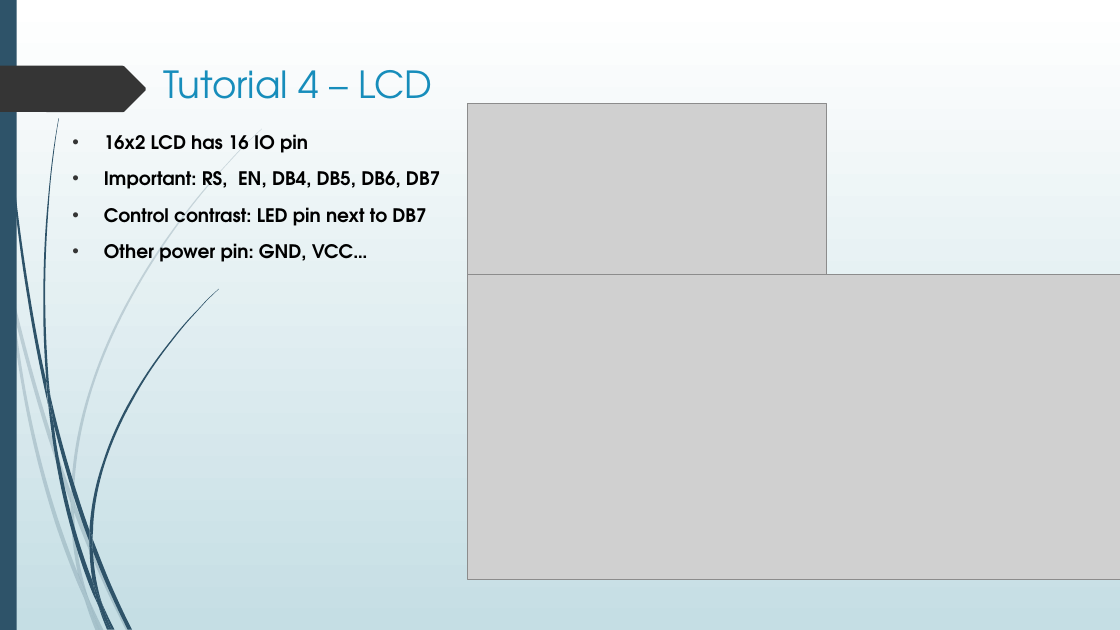
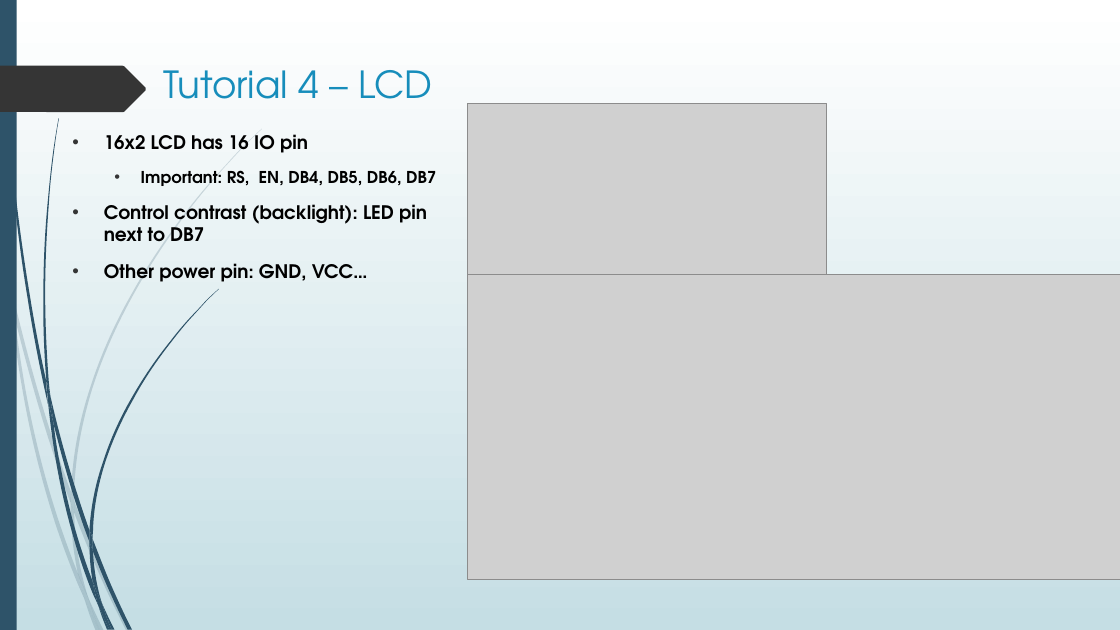
Before and after one commit to nxphi47/arduinoWSntuoss, a slide deck: slide 12 of Arduino_workshop.pptx. Drawn at 1120x630 pixels with LibreOffice and Linux fonts; fonts in the diff are those of the drawing; grey boxes stand for pictures. Boxes give left, top, right and bottom in pixels: in the first picture for what was removed or moved away, otherwise in the second. Text is boxed around its words. In the diff, an @@ line names an element or a change of style, - is before the commit and + after.

```diff
--- a/Arduino_workshop.pptx
+++ b/Arduino_workshop.pptx
@@ text at (x1=141, y1=170, x2=436, y2=186): size 16 to 14 pt in "Important: RS, EN, DB4, DB5, DB6, DB7"; list level 1 to 2 in "Important: RS, EN, DB4, DB5, ..." @@
@@ text at (x1=104, y1=204, x2=427, y2=242): text changed @@
-• Control contrast: LED pin next to DB7
+• Control contrast (backlight): LED pin next to DB7
```
Also in this commit, not shown: 3 other slides changed, 1 other file.
